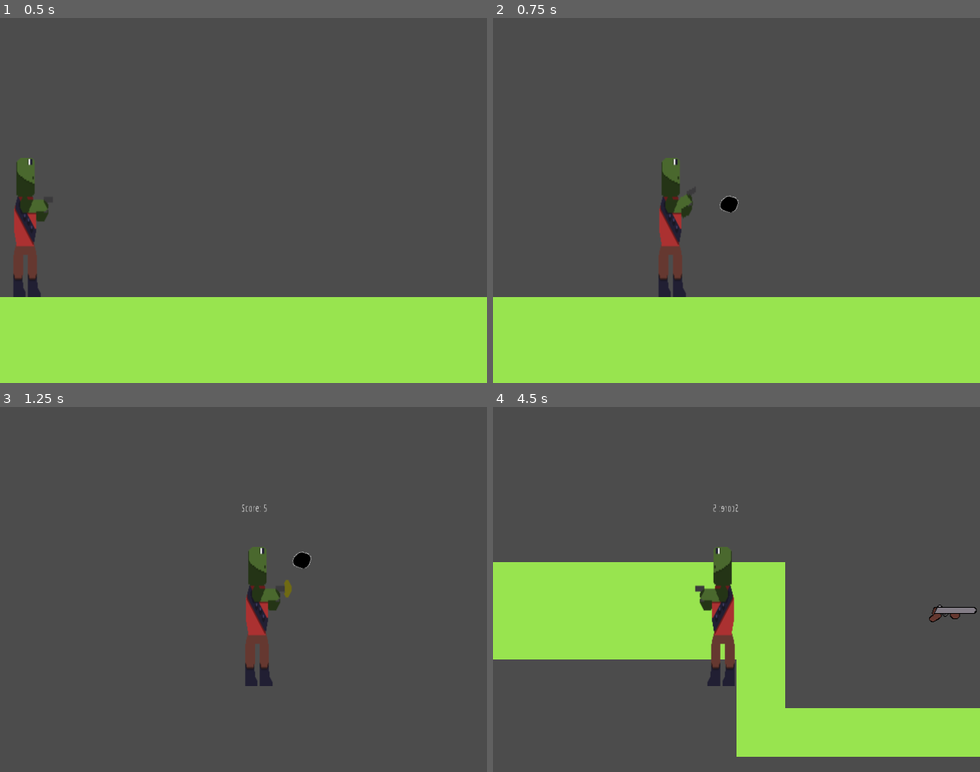
Above: before the commit, frames 1-4 (two rows, left to right).
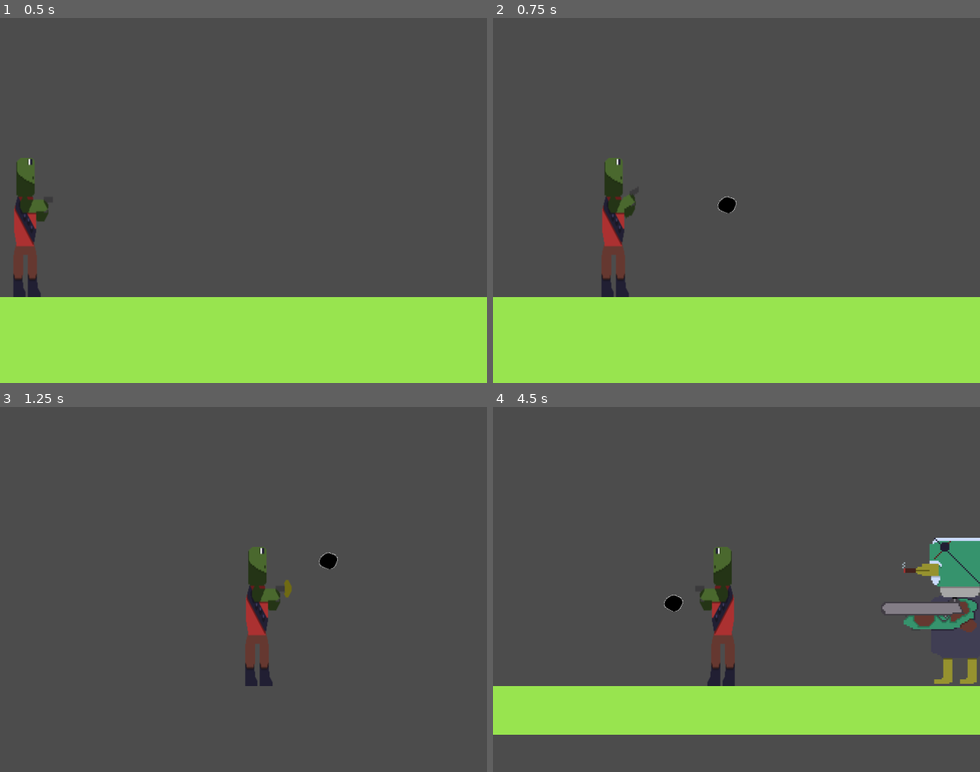
Above: after the commit, the same moments.

Repository: JohnDHowell54/metal_frog
Game: Godot game, scene res://Scenes/main.tscn
Same seed, same stepped clock (60 frames per second), same inputs: the game is played once before the commit and once after it.
Inputs:
- Up to frame 1 (0.5 s): no input
- Up to frame 2 (0.75 s): tap Enter at 0.5 s; hold D (move_right) from 0.53 s (still down); hold Space (shoot) from 0.53 s (still down)
- Up to frame 3 (1.25 s): keep holding D (move_right); keep holding Space (shoot); tap W (jump) at 0.77 s
- Up to frame 4 (4.5 s): release Space (shoot) at 1.28 s; tap Space (shoot) at 1.35, 2.85, 4.35 s; tap W (jump) at 1.52, 3.02, 3.77 s; release D (move_right) at 2.03 s; hold A (move_left) 2.03-2.78 s; hold Space (shoot) 2.03-2.78 s; hold D (move_right) 2.78-4.28 s; hold Space (shoot) 3.53-4.28 s; hold A (move_left) from 4.28 s (still down)

Frame 1 is identical in both runs. In frame 2, 3.3% of the frame differs, in the area x 22-51%, y 38-77%; in frame 3, 0.3%; in frame 4, 31%, in the area x 0-100%, y 26-96%.

Commit message:
Fixed duck boss flying around. Player no longer starts at full speed. Fixed duck boss ai

Diff:
--- /dev/null
+++ b/Scenes/duck boss.tscn
@@ -0,0 +1,45 @@
+[gd_scene load_steps=6 format=2]
+
+[ext_resource path="res://Sprites/duck_boss.png" type="Texture" id=1]
+[ext_resource path="res://Scripts/duck boss.gd" type="Script" id=2]
+
+[sub_resource type="RectangleShape2D" id=1]
+extents = Vector2( 150.567, 98.0932 )
+
+[sub_resource type="RectangleShape2D" id=2]
+extents = Vector2( 60.7331, 96.7551 )
+
+[sub_resource type="CircleShape2D" id=3]
+radius = 600.141
+
+[node name="duck boss" type="KinematicBody2D"]
+script = ExtResource( 2 )
+
+[node name="Sprite" type="Sprite" parent="."]
+texture = ExtResource( 1 )
+
+[node name="Shoot" type="Position2D" parent="Sprite"]
+position = Vector2( 98.5952, -22.2138 )
+
+[node name="Shoot2" type="Position2D" parent="Sprite"]
+position = Vector2( 98.5952, -22.2138 )
+
+[node name="player_back" type="Area2D" parent="Sprite"]
+
+[node name="CollisionShape2D" type="CollisionShape2D" parent="Sprite/player_back"]
+position = Vector2( -141.631, 0.85321 )
+shape = SubResource( 1 )
+
+[node name="CollisionShape2D" type="CollisionShape2D" parent="."]
+position = Vector2( -1.79243, -0.35849 )
+shape = SubResource( 2 )
+
+[node name="player_detect" type="Area2D" parent="."]
+collision_layer = 3
+collision_mask = 3
+
+[node name="CollisionShape2D" type="CollisionShape2D" parent="player_detect"]
+visible = false
+shape = SubResource( 3 )
+[connection signal="body_entered" from="Sprite/player_back" to="." method="_on_player_back_body_entered"]
+[connection signal="body_entered" from="player_detect" to="." method="_on_player_detect_body_entered"]
--- a/Scenes/duckenemy.gd
+++ /dev/null
@@ -1,44 +0,0 @@
-extends KinematicBody2D
-var speed = 100
-var velocity = Vector2.ZERO
-var player = null
-var Bullet = preload("res://Scenes/bullet.tscn")
-var facing = "left"
-var rate_of_fire = 0.4
-var can_fire = true
-func _ready():
-	$Sprite.scale.x = -1
-
-func hit_by_bullet():
-	get_parent().get_node("Player/Score").score(1)
-	queue_free()
-
-# Called every frame. 'delta' is the elapsed time since the previous frame.
-func _physics_process(delta):
-	velocity = Vector2.ZERO
-	if player != null:# && is_instance_valid(player):
-		shoot_at_player()
-		velocity = (position.direction_to(player.position)).normalized() * speed
-	velocity = move_and_slide(velocity)
-
-func _on_Area2D_body_entered(body):
-	if body.has_method("hit"):
-		body.hit()
-
-
-func _on_player_detect_body_entered(body):
-	if body.get_name() == "Player":
-		player = body
-
-func _on_player_detect_body_exited(body):
-	player = null
-
-func shoot_at_player():
-	var bullet = Bullet.instance()
-	get_parent().add_child(bullet)
-	get_parent().add_child(bullet)
-	bullet.position = get_node("Sprite/Shoot").get_global_position()
-	get_parent().add_child(bullet) #Add as child to avoid detecting with self
-	bullet.shoot(facing)
-	yield(get_tree().create_timer(rate_of_fire), "timeout")
-	can_fire = true
--- a/Scenes/duckenemy.tscn
+++ b/Scenes/duckenemy.tscn
@@ -9,7 +9,7 @@
 [sub_resource type="CircleShape2D" id=2]
 radius = 360.0
 
-[node name="KinematicBody2D" type="KinematicBody2D"]
+[node name="duckenemy" type="KinematicBody2D"]
 script = ExtResource( 2 )
 
 [node name="Sprite" type="Sprite" parent="."]
--- a/Scenes/fly_enemy.tscn
+++ b/Scenes/fly_enemy.tscn
@@ -12,7 +12,7 @@
 [sub_resource type="CircleShape2D" id=3]
 radius = 280.855
 
-[node name="KinematicBody2D" type="KinematicBody2D"]
+[node name="fly_enemy" type="KinematicBody2D"]
 script = ExtResource( 2 )
 __meta__ = {
 "_edit_lock_": true
--- a/Scenes/main.tscn
+++ b/Scenes/main.tscn
@@ -1,17 +1,8 @@
-[gd_scene load_steps=9 format=2]
+[gd_scene load_steps=4 format=2]
 
 [ext_resource path="res://tileset.tres" type="TileSet" id=1]
 [ext_resource path="res://Scenes/player.tscn" type="PackedScene" id=2]
-[ext_resource path="res://Scenes/duckenemy.tscn" type="PackedScene" id=3]
-[ext_resource path="res://Scenes/Machinegun.tscn" type="PackedScene" id=4]
-[ext_resource path="res://Scenes/shotgun.tscn" type="PackedScene" id=5]
-[ext_resource path="res://Scenes/fly_enemy.tscn" type="PackedScene" id=6]
-[ext_resource path="res://metal_frog_theme.wav" type="AudioStream" id=7]
-
-[sub_resource type="Curve2D" id=1]
-_data = {
-"points": PoolVector2Array( 0, 0, 0, 0, 1618.99, 647.205, 0, 0, 0, 0, 1353.06, 644.872 )
-}
+[ext_resource path="res://Scenes/duck boss.tscn" type="PackedScene" id=4]
 
 [node name="Node" type="Node"]
 
@@ -26,26 +17,5 @@
 [node name="Player" parent="." instance=ExtResource( 2 )]
 position = Vector2( -3.16982, 347.841 )
 
-[node name="AudioStreamPlayer2D" type="AudioStreamPlayer2D" parent="Player"]
-position = Vector2( 3.16982, -347.841 )
-stream = ExtResource( 7 )
-autoplay = true
-
-[node name="Machinegun" parent="." instance=ExtResource( 4 )]
-position = Vector2( 1116.56, 582.504 )
-collision_layer = 8
-collision_mask = 8
-
-[node name="Shotgun" parent="." instance=ExtResource( 5 )]
-position = Vector2( 1960.27, 550.281 )
-
-[node name="KinematicBody2D" parent="." instance=ExtResource( 3 )]
-position = Vector2( 736.431, 415.341 )
-
-[node name="KinematicBody2D2" parent="." instance=ExtResource( 6 )]
-position = Vector2( 1435, 512.462 )
-patrol_path = NodePath("../PatrolPath")
-
-[node name="PatrolPath" type="Path2D" parent="."]
-position = Vector2( -52.4857, -74.6464 )
-curve = SubResource( 1 )
+[node name="duck boss" parent="." instance=ExtResource( 4 )]
+position = Vector2( 1791.84, 605.309 )
--- a/Scenes/player.tscn
+++ b/Scenes/player.tscn
@@ -24,7 +24,7 @@
 "values": [ 1, 2, 0 ]
 }
 
-[node name="KinematicBody2D" type="KinematicBody2D"]
+[node name="Player" type="KinematicBody2D"]
 collision_layer = 9
 collision_mask = 9
 script = ExtResource( 2 )
--- /dev/null
+++ b/Scripts/duck boss.gd
@@ -0,0 +1,67 @@
+extends KinematicBody2D
+var speed = 150
+var velocity = Vector2.ZERO
+var player = null
+var playerName
+var can_fire = true
+var rate_of_fire = 0.5
+var Bullet = preload("res://Scenes/enemy_bullet.tscn")
+var facing = "left"
+var hp = 10
+var grav = 30
+# Called when the node enters the scene tree for the first time.
+func _ready():
+	$Sprite.scale.x = -1
+
+func hit_by_bullet():
+	if hp != 0:
+		hp -= 1
+	else:
+		get_parent().get_node("Player/Sprite/Camera2D/UI/Score").score(5)
+		queue_free()
+
+# Called every frame. 'delta' is the elapsed time since the previous frame.
+# We're setting velocity.y to 0 because if not he flies around everywhere
+func _process(delta):
+	chase_player()
+	if playerName == "Player":
+		shoot_at_player()
+	velocity.y = 0
+	velocity = move_and_slide(velocity)
+
+func chase_player():
+	var target
+	if playerName == "Player":
+		target = player.position
+		velocity = position.direction_to(player.position) * speed
+
+func _on_player_detect_body_entered(body):
+	if body.get_name() == "Player":
+		player = body
+		playerName = body.get_name()
+		shoot_at_player()
+
+func shoot_at_player():
+	if can_fire == true:
+		can_fire = false
+		var bullet = Bullet.instance()
+		get_parent().add_child(bullet)
+		if facing == "left":
+			bullet.position = get_node("Sprite/Shoot").get_global_position()
+		else:
+			bullet.position = get_node("Sprite/Shoot2").get_global_position()
+		get_parent().add_child(bullet) #Add as child to avoid detecting with self
+		bullet.shoot(facing)
+		yield(get_tree().create_timer(rate_of_fire), "timeout")
+		can_fire = true
+
+
+func _on_player_back_body_entered(body):
+	if facing == "left":
+		if body.get_name() == "Player":
+			facing = "right"
+			$Sprite.scale.x = 1
+	else:
+		if body.get_name() == "Player":
+			facing = "left"
+			$Sprite.scale.x = -1
--- a/Scripts/enemy_bullet.gd
+++ b/Scripts/enemy_bullet.gd
@@ -4,7 +4,7 @@
 
 func _on_RigidBody2D_body_entered(body):
 	print("I'm hitting:", body.get_name())
-	if body.get_name() != "KinematicBody2D" && body.get_name() != "RigidBody2D":
+	if body.get_name() != "duckenemy" && body.get_name() != "RigidBody2D":
 		if body.has_method("hit_by_bullet"):
 			body.hit_by_bullet()
 		queue_free()
--- a/Scripts/player.gd
+++ b/Scripts/player.gd
@@ -1,11 +1,13 @@
 extends KinematicBody2D
 
 #Movement vars
-export (int) var speed = 1000
+export (int) var speed = 2500
 export (int) var jump_speed = -1200
 export (int) var grav = 4000
 export (int) var jump_counter = 0
 var velocity = Vector2.ZERO
+export (float, 0, 1.0) var friction = 0.1
+export (float, 0, 1.0) var acceleration = 0.25
 
 #General preloads and vars
 onready var sprite = $Sprite
@@ -22,17 +24,24 @@
 
 #Main input func
 func get_input():
+	var dir = 0
 	velocity.x = 0
 	if Input.is_action_pressed("move_left"):
-		velocity.x -= speed
+		dir -= 1
+		#velocity.x -= speed
 		facing = "left"
 	if Input.is_action_pressed("move_right"):
-		velocity.x += speed
+		dir += 1
+		#velocity.x += speed
 		facing = "right"
 	if Input.is_action_pressed("shoot") and can_fire == true:
 		can_fire = false
 		shoot(weapon)
 		ammo -= 1
+	if dir != 0:
+		velocity.x = lerp(velocity.x, dir * speed, acceleration)
+	else:
+		velocity.x = lerp(velocity.x, 0, friction)
 
 
 func _physics_process(delta):
--- a/tileset.tres
+++ b/tileset.tres
@@ -14,6 +14,11 @@
 0/tile_mode = 0
 0/occluder_offset = Vector2( 0, 0 )
 0/navigation_offset = Vector2( 0, 0 )
+0/shape_offset = Vector2( 32, 32 )
+0/shape_transform = Transform2D( 1, 0, 0, 1, 32, 32 )
+0/shape = SubResource( 1 )
+0/shape_one_way = false
+0/shape_one_way_margin = 1.0
 0/shapes = [ {
 "autotile_coord": Vector2( 0, 0 ),
 "one_way": false,
